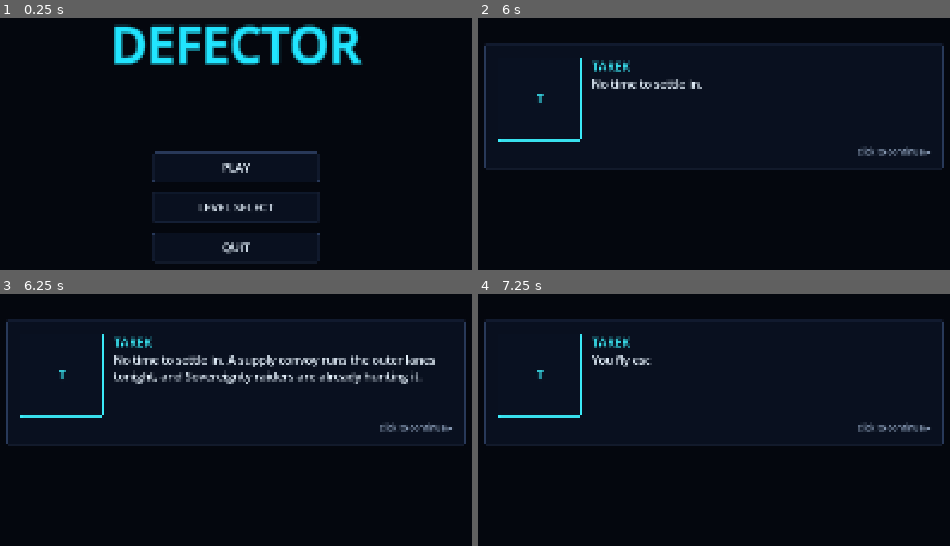
Above: before the commit, frames 1-4 (two rows, left to right).
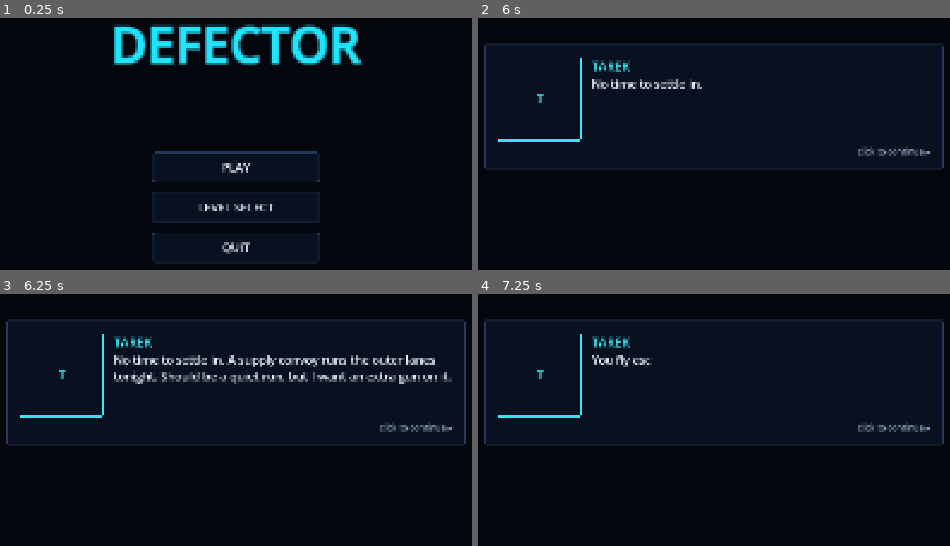
Above: after the commit, the same moments.

Repository: iman2001-ie/defector-game
Game: Godot game, scene res://scenes/boot/boot.tscn
Same seed, same stepped clock (60 frames per second), same inputs: the game is played once before the commit and once after it.
Inputs (mouse positions are in pixels of both pictures, inside the frame that each line leads up to):
- Up to frame 1 (0.25 s): no input
- Up to frame 2 (6 s): click "PLAY" at 0.5 s; tap Enter every 0.75 s from 1.25 to 5 s; move the mouse to (888, 121) at 1.27 s; tap Q (ability_barrage) at 1.35 s; click (888, 121) at 1.42 s; drag from (553, 166) to (676, 234) at 2.02 s; move the mouse to (794, 45) at 2.77 s; click (794, 45) at 2.85 s; drag from (676, 234) to (outside the picture) at 3.52 s; move the mouse to (outside the picture) at 4.27 s; hold Shift 4.28-5 s; click (outside the picture) at 4.42 s; drag from (outside the picture) to (596, 30) at 5.02 s; move the mouse to (751, 144) at 5.77 s; tap Ctrl at 5.85 s; click (751, 144) at 5.92 s
- Up to frame 3 (6.25 s): no input
- Up to frame 4 (7.25 s): drag from (596, 306) to (553, 442) at 6.52 s

Frames 1-2 are identical in both runs. In frame 3, 1.3% of the frame differs, in the area x 32-96%, y 30-36%; in frame 4, nothing differs.

Commit message:
Story 5.7: dialogue revisions from operator check
- Opening: Tarek no longer foreknows the raiders, so the L1 ambush lands
- L2 Ryn report: takes command of Tarek's ship; L3 briefing: his fleet
- Final Choice surrender: Vale mirrors "You're outnumbered" and asks
  Isolde to give up the throne; the "Come home" echo is dropped
  (GDD decision #44), test updated to check the mirror

Co-Authored-By: Claude Opus 5.5 (1M context) <noreply@anthropic.com>

Diff:
--- a/game/data/dialogue/level_2.json
+++ b/game/data/dialogue/level_2.json
@@ -24,9 +24,9 @@
 		"l2_ryn_report": {
 			"mode": "story",
 			"lines": [
-				{ "speaker": "ryn", "text": "General, this is Commander Ryn Holt, Tarek's daughter. His ship is mine now." },
-				{ "speaker": "ryn", "text": "He's alive. Barely. The medics have him, and he won't fly again for a long time." },
-				{ "speaker": "ryn", "text": "And so is his fight. I'm taking command." }
+				{ "speaker": "ryn", "text": "General, this is Commander Ryn Holt. Tarek's daughter." },
+				{ "speaker": "ryn", "text": "He's alive. Barely. The medics are doing everything they can, but he won't be flying again anytime soon." },
+				{ "speaker": "ryn", "text": "Until he can, I'm taking command of his ship. We finish his fight together, General." }
 			]
 		}
 	}
--- a/game/data/dialogue/level_3.json
+++ b/game/data/dialogue/level_3.json
@@ -3,7 +3,7 @@
 		"l3_briefing": {
 			"mode": "story",
 			"lines": [
-				{ "speaker": "ryn", "text": "Commander Holt to all ships. I have the fleet now, General, and we end this today." },
+				{ "speaker": "ryn", "text": "Commander Holt to all ships. I've taken my father's fleet, General, and we end this today." },
 				{ "speaker": "ryn", "text": "Isolde's home fleet is dug in around the throne world. We break through it, then we bring down her Flagship." },
 				{ "speaker": "ryn", "text": "My father believed in you. Show me he was right." }
 			]
@@ -24,8 +24,8 @@
 		"l3_isolde_refuse_surrender": {
 			"mode": "story",
 			"lines": [
-				{ "speaker": "vale", "text": "You're outnumbered, Isolde. Surrender, and come home to your people." },
-				{ "speaker": "isolde", "text": "Come home? To you? I am home, traitor. I will burn with my throne before I kneel to what I made." }
+				{ "speaker": "vale", "text": "You're outnumbered, Isolde. Surrender, and give up the throne." },
+				{ "speaker": "isolde", "text": "Surrender? To you? I would rather burn with my throne than kneel to the traitor I made." }
 			]
 		},
 		"l3_isolde_refuse_destroy": {
--- a/game/data/dialogue/opening.json
+++ b/game/data/dialogue/opening.json
@@ -6,7 +6,7 @@
 				{ "speaker": "tarek", "text": "Unknown Sovereignty fighter, this is Admiral Tarek Holt of the Free Worlds Coalition. Power down your weapons and state your intent." },
 				{ "speaker": "vale", "text": "This is General Arden Vale. I've left the Sovereignty, and I'm not going back." },
 				{ "speaker": "tarek", "text": "Vale. For ten years your name topped our threat reports. Welcome to the Coalition, General. I mean that." },
-				{ "speaker": "tarek", "text": "No time to settle in. A supply convoy runs the outer lanes tonight, and Sovereignty raiders are already hunting it." },
+				{ "speaker": "tarek", "text": "No time to settle in. A supply convoy runs the outer lanes tonight. Should be a quiet run, but I want an extra gun on it." },
 				{ "speaker": "tarek", "text": "You fly escort on my wing. Those freighters carry medicine for three worlds. Keep them alive, whatever comes." },
 				{ "speaker": "isolde", "text": "Arden. This is Isolde Varn, your Sovereign. You knelt to me once. Run to them if you like; I will bring you home in chains." },
 				{ "speaker": "vale", "text": "Let her come. Convoy's moving, Admiral. I'm on your wing." }
--- a/game/tests/data/test_data_files.gd
+++ b/game/tests/data/test_data_files.gd
@@ -987,7 +987,8 @@
 
 
 ## Both Final Choice refusals open with Vale's line and Isolde answers; the
-## surrender refusal echoes "come home" back at Vale.
+## Vale's surrender offer mirrors Isolde's Level 1 "You're outnumbered" (GDD
+## decision #44).
 func test_refusals_open_with_vale() -> void:
 	for id: String in ["l3_isolde_refuse_surrender", "l3_isolde_refuse_destroy"]:
 		var lines: Array = _lines_of(id)
@@ -997,12 +998,11 @@
 		assert_eq(str((lines[0] as Dictionary).get("speaker")), "vale", "%s line 1 is Vale" % id)
 		for i: int in range(1, lines.size()):
 			assert_eq(str((lines[i] as Dictionary).get("speaker")), "isolde", "%s line %d is Isolde" % [id, i + 1])
-	var echo: bool = false
 	var surrender: Array = _lines_of("l3_isolde_refuse_surrender")
-	for i: int in range(1, surrender.size()):
-		if str((surrender[i] as Dictionary).get("text")).to_lower().contains("come home"):
-			echo = true
-	assert_true(echo, "Isolde's contempt echoes 'come home'")
+	if surrender.is_empty():
+		return
+	var offer: String = str((surrender[0] as Dictionary).get("text")).to_lower()
+	assert_true(offer.contains("outnumbered"), "Vale's offer mirrors Isolde's 'You're outnumbered'")
 
 
 ## True for a single letter character.
Not shown, changed: _bmad-output/game-architecture.md
Not shown, changed: _bmad-output/planning-artifacts/epics.md
Not shown, changed: _bmad-output/planning-artifacts/gdds/gdd-game-project-2026-10-06/decision-log.md
Not shown, changed: _bmad-output/planning-artifacts/gdds/gdd-game-project-2026-10-06/gdd.md
